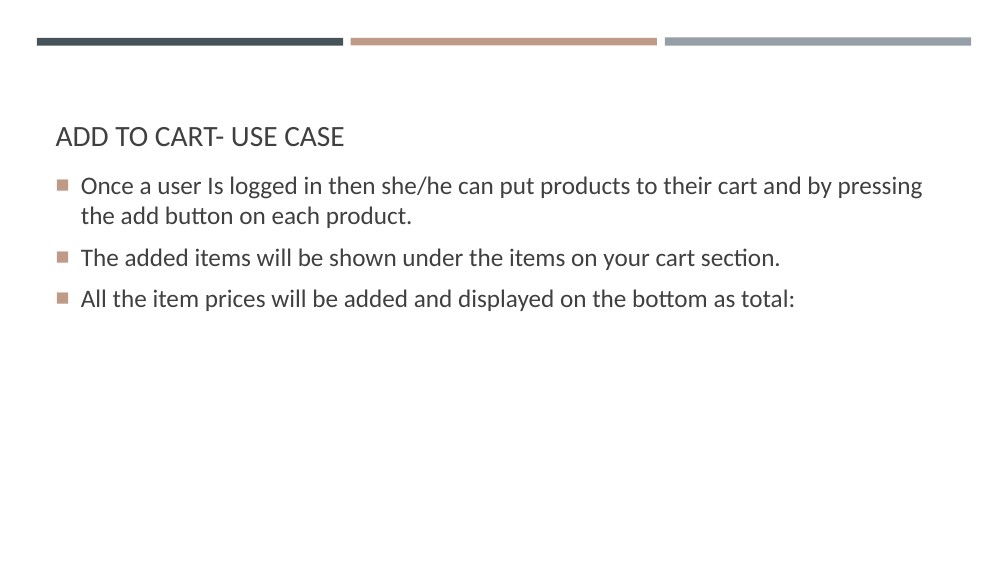
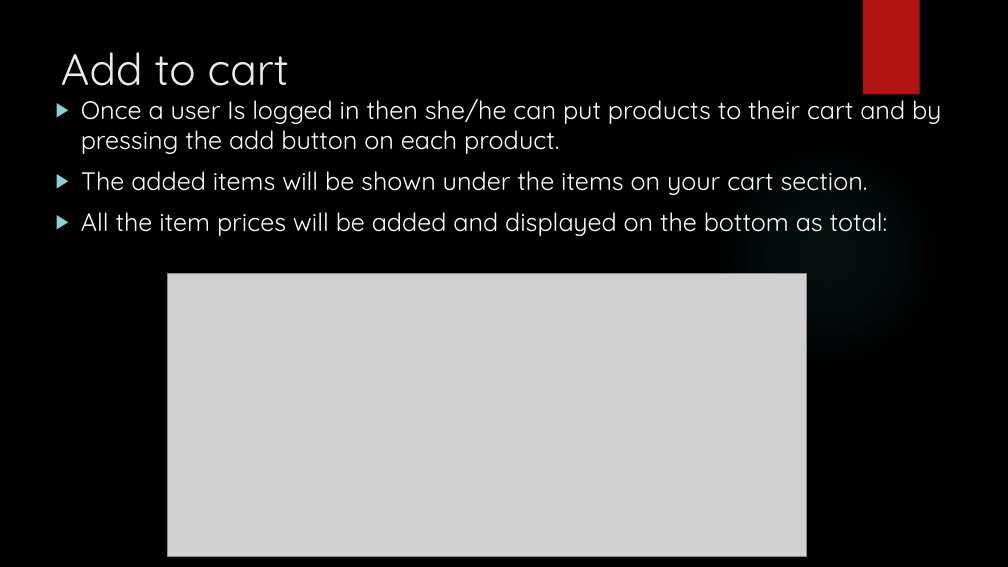
Before and after one commit to Gebrealief/final-wap-project, a slide deck: slide 9 of Wap presentation.pptx. Drawn at 1008x567 pixels with LibreOffice and Linux fonts; fonts in the diff are those of the drawing; grey boxes stand for pictures; background and template pictures are left out. Boxes give left, top, right and bottom in pixels: in the first picture for what was removed or moved away, otherwise in the second. Text is boxed around its words. In the diff, an @@ line names an element or a change of style, - is before the commit and + after.

```diff
--- a/Wap presentation.pptx
+++ b/Wap presentation.pptx
@@ background #FFFFFF to picture (left out) @@
@@ rectangle added at (863,0,920,95), fill #B01513 @@
@@ rectangle removed at (37,38,343,45) @@
@@ title "Add to cart" at (61,52,289,86): vertical alignment bottom to top @@
@@ title at (61,52,289,86): text changed; size 28 to 42 pt; font Calibri to Quicksand; text colour #404040 to #EBEBEB @@
-ADD TO CART- USE CASE
+Add to cart
@@ rectangle removed at (351,38,657,45) @@
@@ rectangle removed at (665,38,971,46) @@
@@ text "Once a user Is logged ...": place and size @@
-text "Once a user Is logged ..." at (81,176,923,311)
+text "Once a user Is logged ..." at (81,93,941,236)
@@ text "Once a user Is logged ..." at (81,93,941,236): font Calibri to Quicksand, text colour #404040 to #FFFFFF; bullet ■ to ▶; bullet colour #BE9A87 to #8AD0D6; vertical alignment middle to top @@
@@ ellipse added at (712,138,944,371), fill gradient #50B9C1 @@
@@ picture added at (167,274,807,557) @@
```
Also in this commit, not shown: 9 other slides changed, 3 slides added, 2 slides removed, 25 other files.
